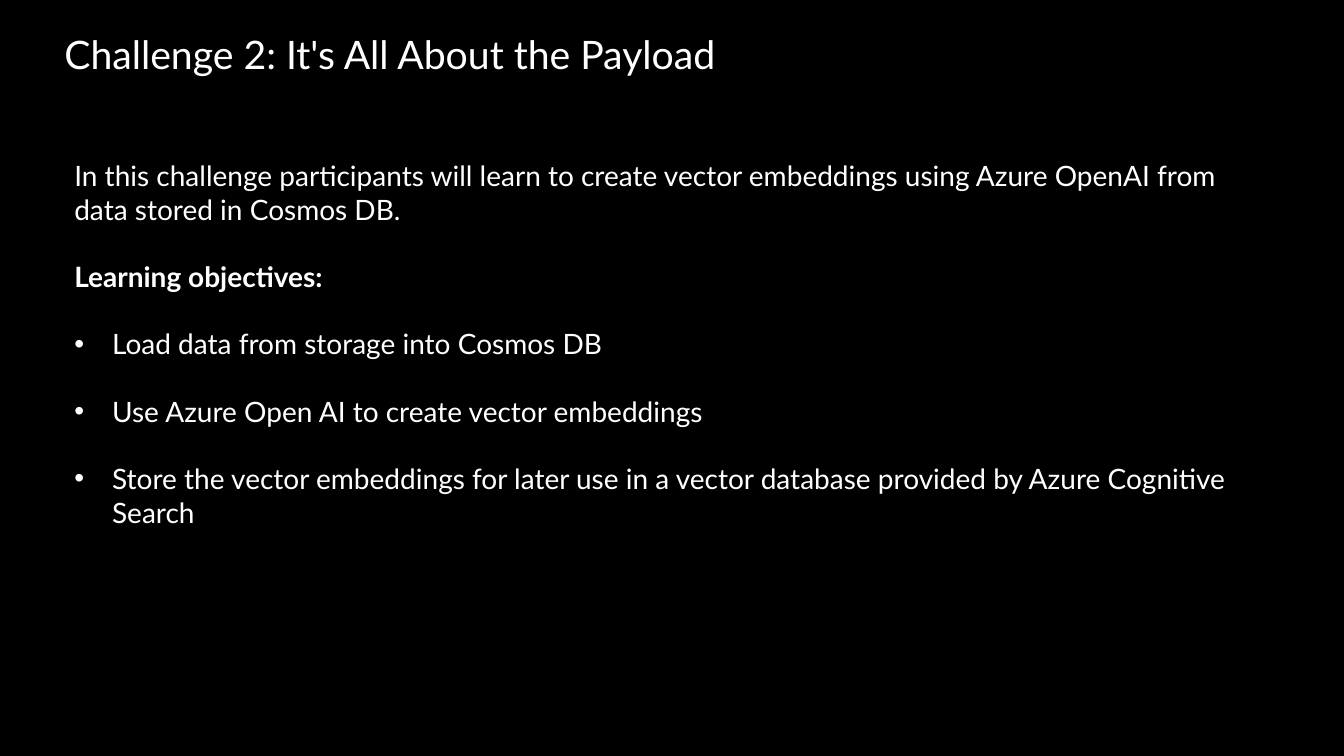
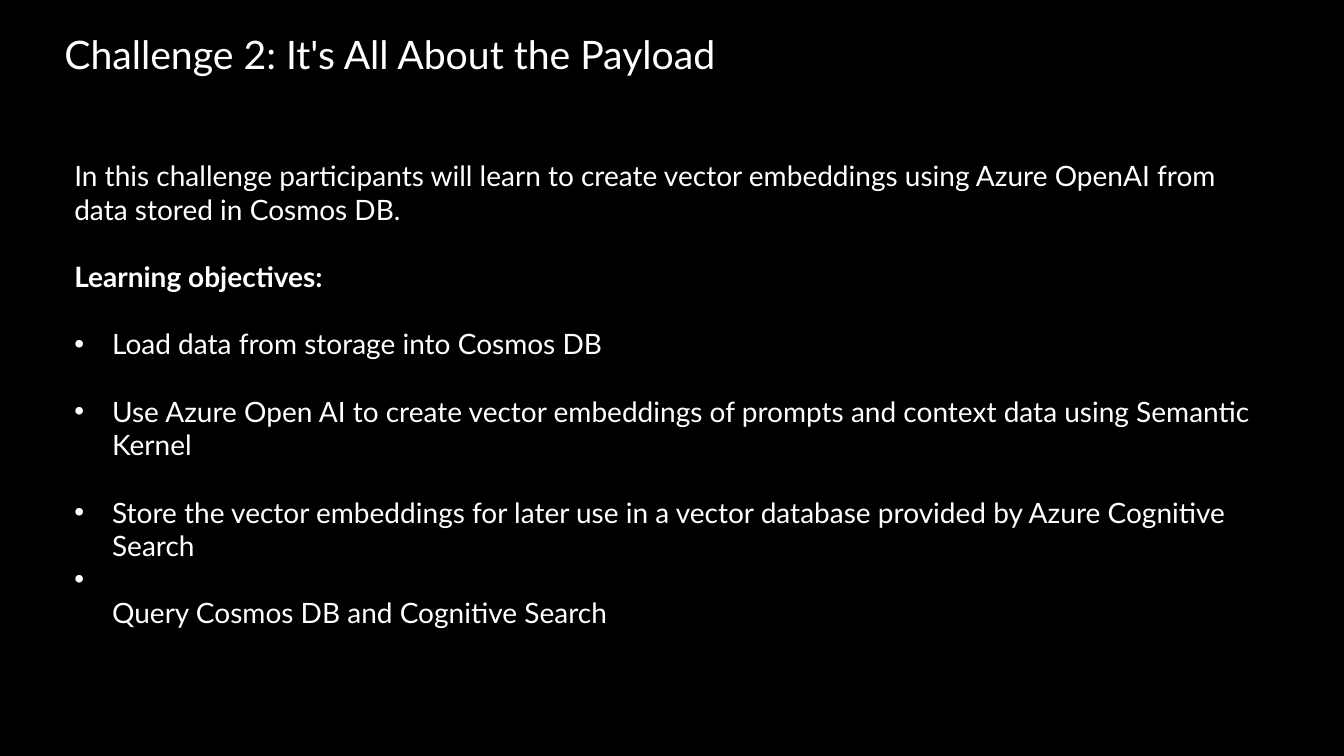
Before and after one commit to Azure/Build-Modern-AI-Apps-Hackathon, a slide deck: slide 14 of OpenAI_Cosmos_DB_Tech_Scenario_Attendee_Coach_Deck.pptx. Drawn at 1344x756 pixels with LibreOffice and Linux fonts; fonts in the diff are those of the drawing; background and template pictures are left out. Boxes give left, top, right and bottom in pixels: in the first picture for what was removed or moved away, otherwise in the second. Text is boxed around its words. In the diff, an @@ line names an element or a change of style, - is before the commit and + after.

```diff
--- a/OpenAI_Cosmos_DB_Tech_Scenario_Attendee_Coach_Deck.pptx
+++ b/OpenAI_Cosmos_DB_Tech_Scenario_Attendee_Coach_Deck.pptx
@@ text at bbox=[112, 401, 1249, 456]: text changed @@
-• Use Azure Open AI to create vector embeddings
+• Use Azure Open AI to create vector embeddings of prompts and context data using Semantic Kernel
@@ text at bbox=[112, 602, 607, 628]: paragraph added @@
+• Query Cosmos DB and Cognitive Search
```
Also in this commit, not shown: 6 other slides changed, 2 slides removed, 2 other files.
